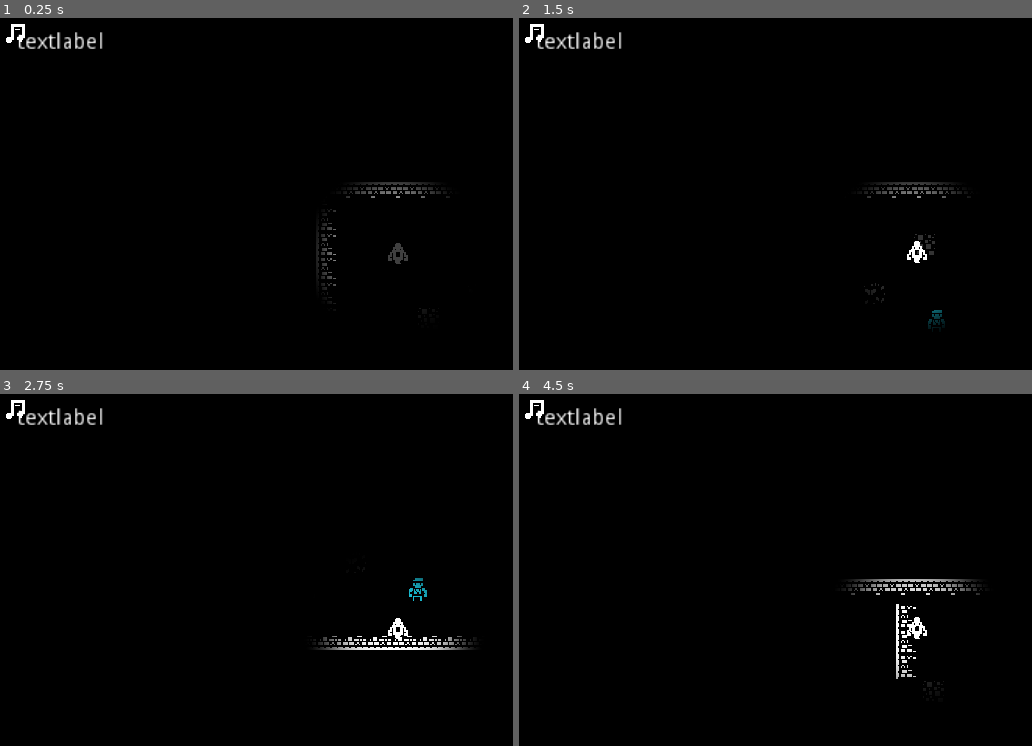
Above: before the commit, frames 1-4 (two rows, left to right).
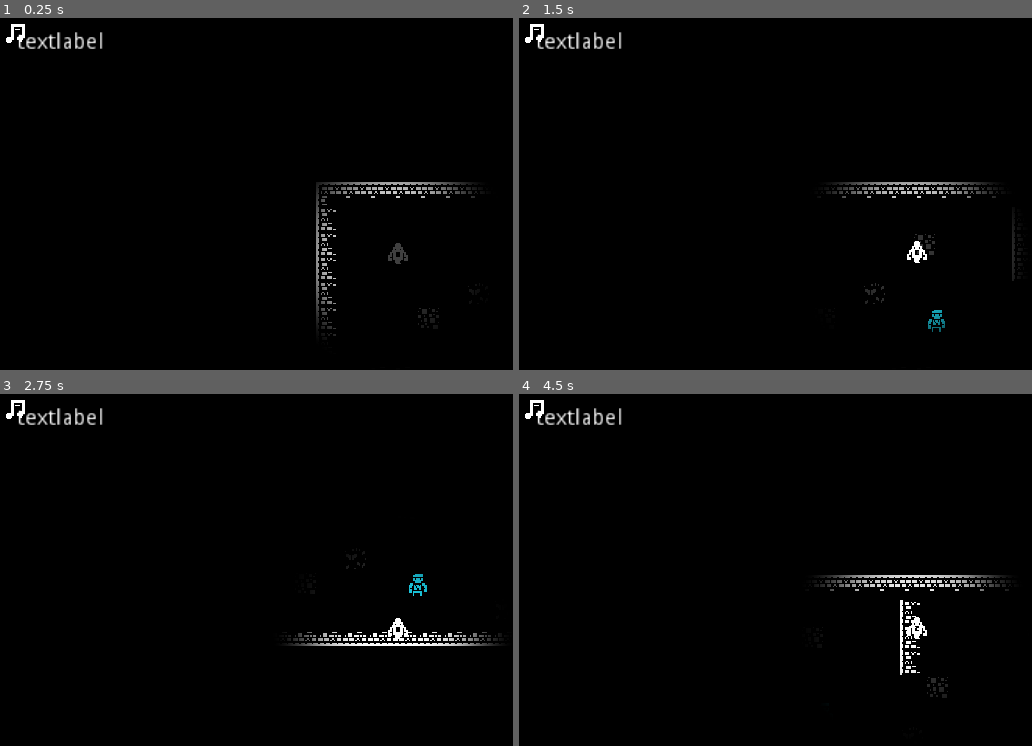
Above: after the commit, the same moments.

Repository: skarnl/miziziz-game-jam-2020
Game: Godot game, scene res://game/game.tscn
Same seed, same stepped clock (60 frames per second), same inputs: the game is played once before the commit and once after it. Sound files missing from this copy of the repository are replaced by a short silence.
Inputs (mouse positions are in pixels of both pictures, inside the frame that each line leads up to):
- Up to frame 1 (0.25 s): no input
- Up to frame 2 (1.5 s): tap Enter at 0.5 s; hold Right (ui_right) 0.53-1.25 s; hold Space (attack) 0.53-1.25 s; click (534, 35) at 1.25 s
- Up to frame 3 (2.75 s): hold Down (ui_down) from 2.03 s (still down); tap E (possess) at 2.1 s
- Up to frame 4 (4.5 s): release Down (ui_down) at 2.78 s; hold Right (ui_right) 2.78-3.53 s; hold Space (attack) 2.78-3.53 s; hold Up (ui_up) 3.53-4.28 s; tap E (possess) at 3.6 s; hold Left (ui_left) from 4.28 s (still down); hold Space (attack) from 4.28 s (still down)

The runs differ from the first frame. In frame 1, 1.1% of the frame differs, in the area x 61-94%, y 46-91%; in frame 2, 0.8%; in frame 3, 1.2%; in frame 4, 1.5%, in the area x 57-96%, y 51-87%.
Error in both runs: Attempt to call function 'connect' in base 'null instance' on a null instance. (res://gui/soundManager.gd:8)

Commit message:
Make collission of ghost smaller and more light

Diff:
--- a/entities/ghost/ghost.tscn
+++ b/entities/ghost/ghost.tscn
@@ -10,7 +10,7 @@
 light_mode = 1
 
 [sub_resource type="CapsuleShape2D" id=2]
-radius = 4.58017
+radius = 1.79506
 height = 0.0
 
 [sub_resource type="Animation" id=3]
@@ -57,7 +57,7 @@
 
 [node name="Light2D" type="Light2D" parent="."]
 position = Vector2( -0.359309, -0.598849 )
-scale = Vector2( 1.35216, 1.33061 )
+scale = Vector2( 1.79463, 1.76603 )
 texture = ExtResource( 4 )
 
 [node name="Tween" type="Tween" parent="."]
--- a/entities/world/enemy_light.tscn
+++ b/entities/world/enemy_light.tscn
@@ -3,6 +3,5 @@
 [ext_resource path="res://entities/world/light.tscn" type="PackedScene" id=1]
 
 [node name="Light" instance=ExtResource( 1 )]
-scale = Vector2( 0.372859, 0.372859 )
+scale = Vector2( 0.249432, 0.249432 )
 color = Color( 0.0509804, 0.945098, 0.945098, 1 )
-energy = 1.2
